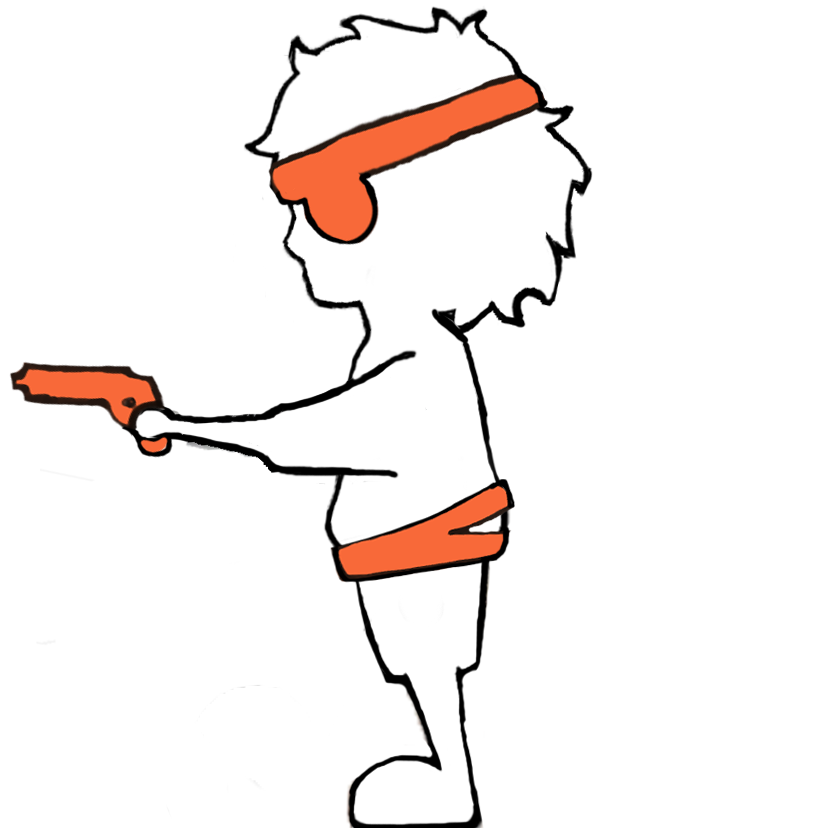
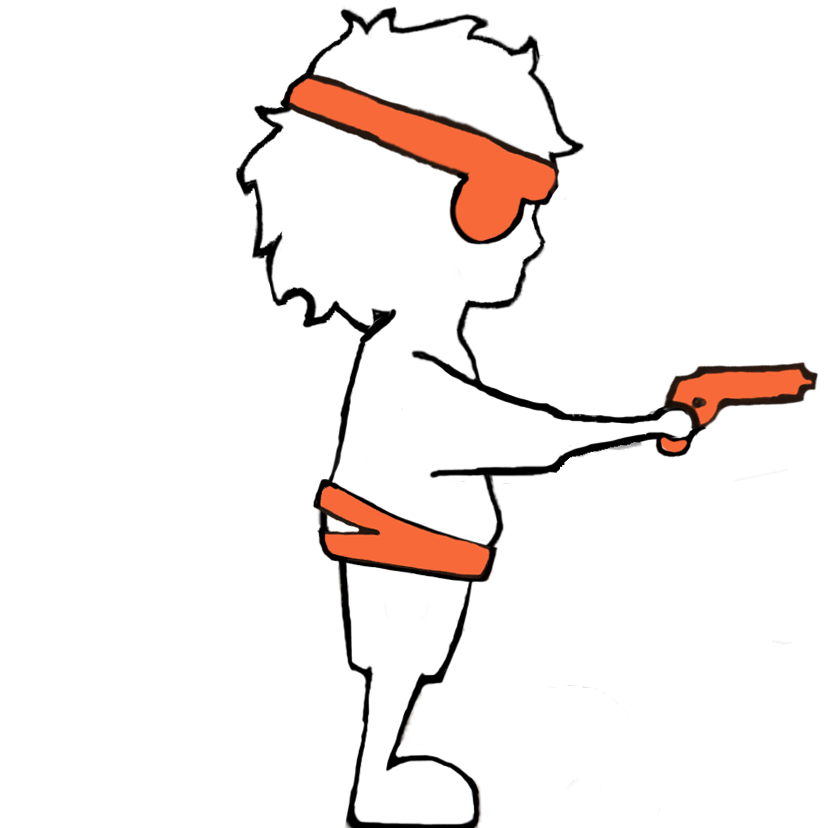
Layer changes from the first 828×828 image to the second:
painted on "Layer 4" over box(245, 72, 583, 312)
painted on "Layer 3" over box(9, 6, 819, 828)
